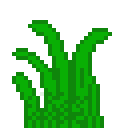
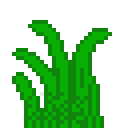
Two versions of the same layered image (128px x 128px). Layer-by-layer changes:
painted on "Background" over (24, 56, 56, 88)
